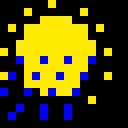
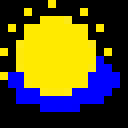
Layer changes from the first 128 × 128 image to the second:
added layer "m_1.xcf" above "Arrière-plan" over <box>0,56,120,120</box>
painted on "Arrière-plan" over <box>0,56,112,120</box>
